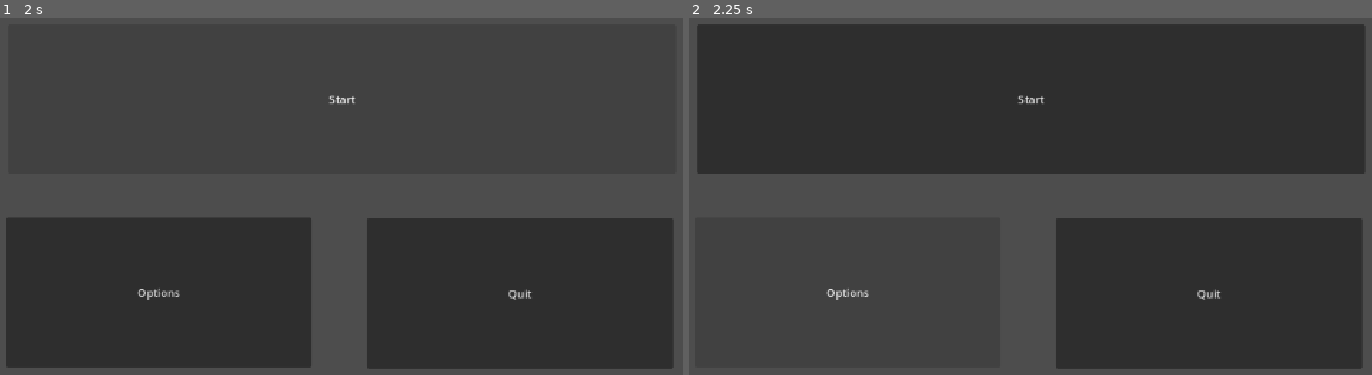
Above: before the commit, frames 1-2 (left to right).
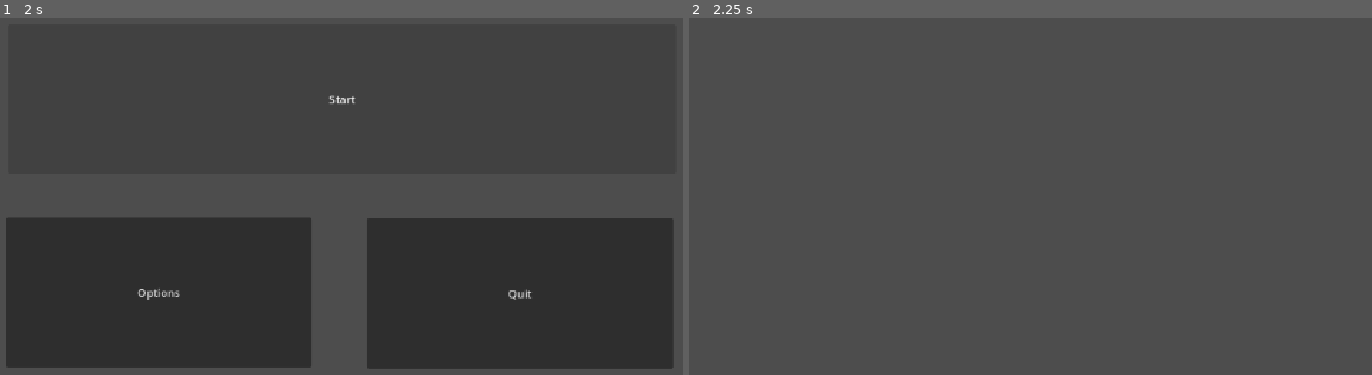
Above: after the commit, the same moments.

Repository: LeoBardineo/djde-game-genetica
Game: Godot game, scene res://Scenes/main_menu.tscn
Two runs of this game, one before a commit and one after it. Both use one fixed random seed, a clock stepped at 60 frames per second and the inputs below. Before the commit the project has no main scene; this scene is started directly in both runs.
Inputs:
- Up to frame 1 (2 s): click "Start" at 0.5 s; click "Start" at 1.25 s
- Up to frame 2 (2.25 s): click "Options" at 2 s

Frame 1 is identical in both runs. In frame 2, 60% of the frame differs, in the area x 1-99%, y 1-99%.

Commit message:
Criado o script main_menu e adicionado as funcionalidades de cada botão do menu principal.

Diff:
--- /dev/null
+++ b/transcrição-rna/Scenes/main_menu.gd
@@ -0,0 +1,23 @@
+extends Node2D
+
+
+# Called when the node enters the scene tree for the first time.
+func _ready() -> void:
+	pass # Replace with function body.
+
+
+# Called every frame. 'delta' is the elapsed time since the previous frame.
+func _process(delta: float) -> void:
+	pass
+
+
+func _on_start_pressed() -> void:
+	get_tree().change_scene_to_file("res://Scenes/main_menu.tscn") # !! Precisa ser adicionado o path para a cena que de início do jogo. !!
+
+
+func _on_options_pressed() -> void:
+	get_tree().change_scene_to_file("res://Scenes/options.tscn") # Muda para a cena de opções quando o botão Options é pressionado.
+
+
+func _on_quit_pressed() -> void:
+	get_tree().quit() # Fecha o jogo ao apertar o botão Quit.
--- a/transcrição-rna/Scenes/main_menu.tscn
+++ b/transcrição-rna/Scenes/main_menu.tscn
@@ -1,6 +1,9 @@
 [gd_scene format=3 uid="uid://b3fpl00l6cc84"]
 
+[ext_resource type="Script" uid="uid://d3nddu2ogrbn5" path="res://Scenes/main_menu.gd" id="1_28flt"]
+
 [node name="Main Menu" type="Node2D" unique_id=1456566145]
+script = ExtResource("1_28flt")
 
 [node name="Button_manager" type="Control" parent="." unique_id=1474790202]
 layout_mode = 3
@@ -31,3 +34,7 @@
 offset_right = 1056.0
 offset_bottom = 573.0
 text = "Quit"
+
+[connection signal="pressed" from="Button_manager/Start" to="." method="_on_start_pressed"]
+[connection signal="pressed" from="Button_manager/Options" to="." method="_on_options_pressed"]
+[connection signal="pressed" from="Button_manager/Quit" to="." method="_on_quit_pressed"]
--- /dev/null
+++ b/transcrição-rna/Scenes/options.tscn
@@ -0,0 +1,3 @@
+[gd_scene format=3 uid="uid://bf0tn2udigsnn"]
+
+[node name="Options" type="Node2D" unique_id=1627598903]
--- a/transcrição-rna/project.godot
+++ b/transcrição-rna/project.godot
@@ -11,6 +11,7 @@
 [application]
 
 config/name="Transcrição RNA"
+run/main_scene="uid://b3fpl00l6cc84"
 config/features=PackedStringArray("4.7", "Mobile")
 config/icon="res://icon.svg"
 
Not shown, added: transcrição-rna/Scenes/main_menu.gd.uid
